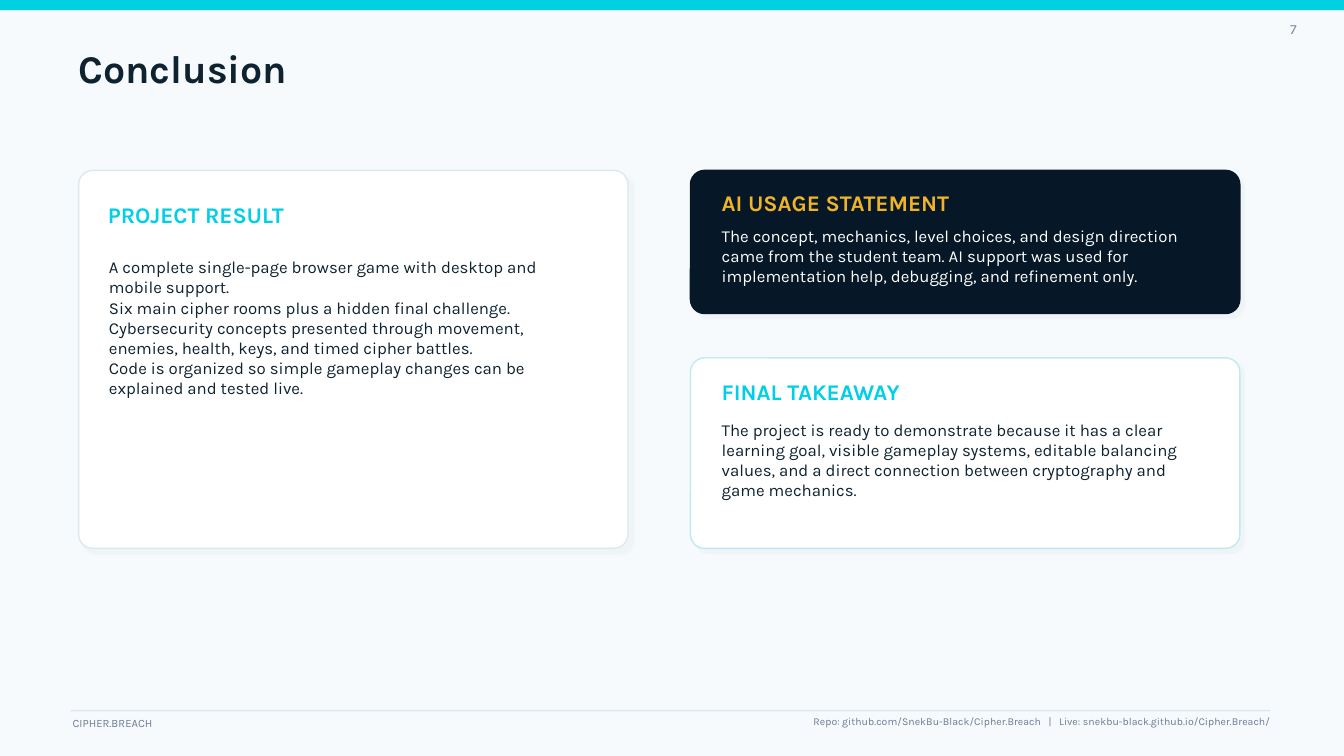
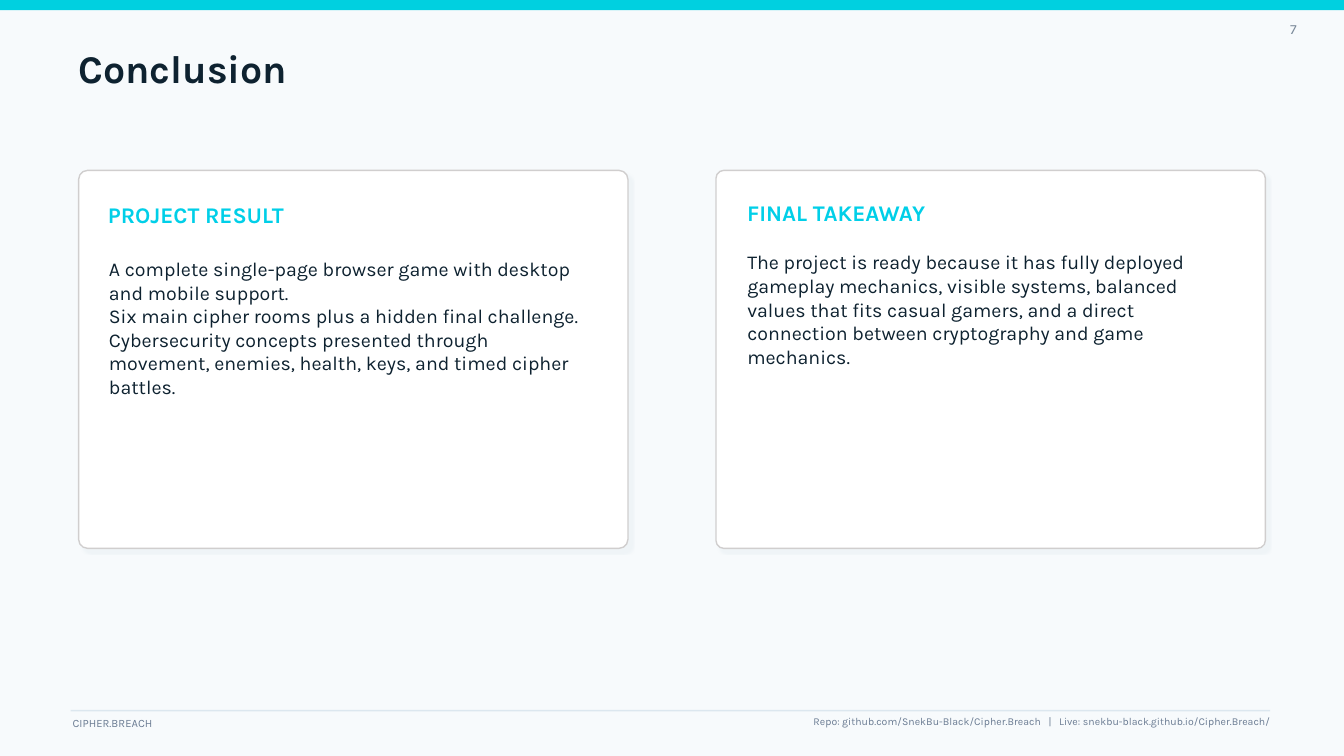
Before and after one commit to SnekBu-Black/Cipher.Breach, a slide deck: slide 7 of Cipher_Breach_Presentation.pptx. Drawn at 1344x756 pixels with LibreOffice and Linux fonts; fonts in the diff are those of the drawing. Boxes give left, top, right and bottom in pixels: in the first picture for what was removed or moved away, otherwise in the second. Text is boxed around its words. In the diff, an @@ line names an element or a change of style, - is before the commit and + after.

```diff
--- a/Cipher_Breach_Presentation.pptx
+++ b/Cipher_Breach_Presentation.pptx
@@ rounded rectangle at box(79, 170, 628, 548): outline #DCE8EF 1 pt to #D0CECE 1 pt; proportions changed @@
@@ rounded rectangle removed at box(691, 170, 1240, 314) @@
@@ rounded rectangle: place and size @@
-rounded rectangle at box(691, 358, 1240, 548)
+rounded rectangle at box(716, 170, 1265, 548)
@@ rounded rectangle at box(716, 170, 1265, 548): outline #BEEAF2 1 pt to #D0CECE 1 pt; proportions changed @@
@@ text removed at box(722, 196, 950, 212) @@
-AI USAGE STATEMENT
@@ text "FINAL TAKEAWAY": place and size @@
-text "FINAL TAKEAWAY" at box(722, 385, 899, 400)
+text "FINAL TAKEAWAY" at box(747, 206, 925, 221)
@@ text removed at box(722, 230, 1178, 286) @@
-The concept, mechanics, level choices, and design direction came from the student team. AI support was used for implementation help, debugging, and refinement only.
@@ text "A complete single-page browser game ..." at box(109, 262, 578, 395): size 12 to 14 pt @@
@@ text at box(747, 255, 1184, 365): text changed; size 12 to 14 pt @@
-The project is ready to demonstrate because it has a clear learning goal, visible gameplay systems, editable balancing values, and a direct connection between cryptography and game mechanics.
+The project is ready because it has fully deployed gameplay mechanics, visible systems, balanced values that fits casual gamers, and a direct connection between cryptography and game mechanics.
@@ text at box(109, 362, 525, 398): paragraph removed @@
-Code is organized so simple gameplay changes can be explained and tested live.
```
Also in this commit, not shown: 5 other slides changed.
